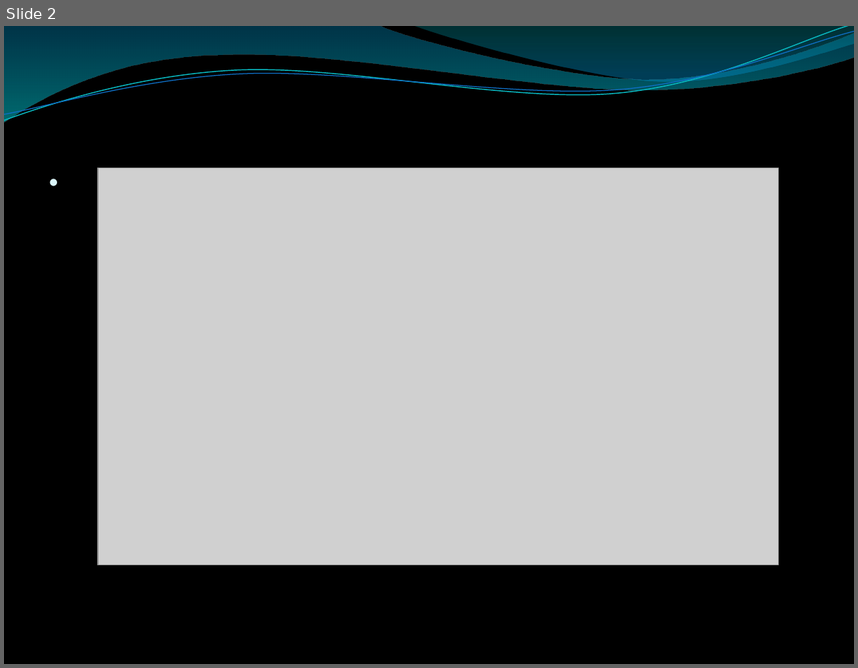
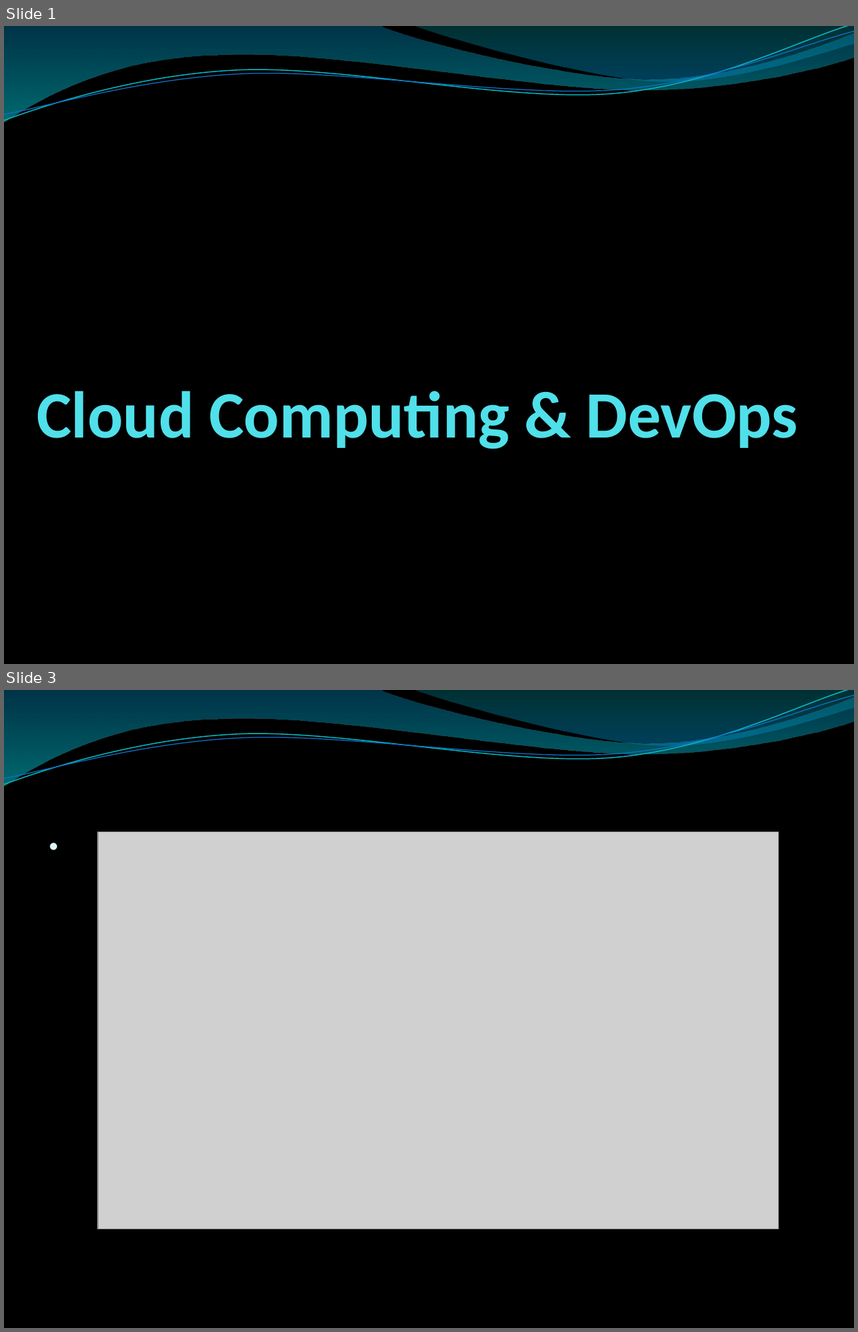
Before and after one commit to lokeshkm22/session, a slide deck: CloudComputing-Demo.pptx. Shown one above the other, each under a label of ours: slide 2 before the commit, slides 1 and 3 after it; the slides between them are not shown. The pictures are 858x668 and 858x1332 pixels, drawn with LibreOffice and Linux fonts; fonts in the diff are those of the drawing; grey boxes stand for pictures; background and template pictures are left out. Boxes give left, top, right and bottom in pixels: in the first picture for what was removed or moved away, otherwise in the second. Text is boxed around its words. In the diff, an @@ line names an element or a change of style, - is before the commit and + after.

```diff
--- a/CloudComputing-Demo.pptx
+++ b/CloudComputing-Demo.pptx
@@ slide 1 added at <box>4,26,854,664</box>, background picture (left out); not listed: 4 template elements that a slide beside it also shows @@
@@ title added at <box>36,390,798,449</box>, 56 pt, text #51E0EA, bold @@
+Cloud Computing & DevOps
@@ what was slide 2 is now slide 3 @@
```
Also in this commit, not shown: 1 other slide added, 1 slide removed.
